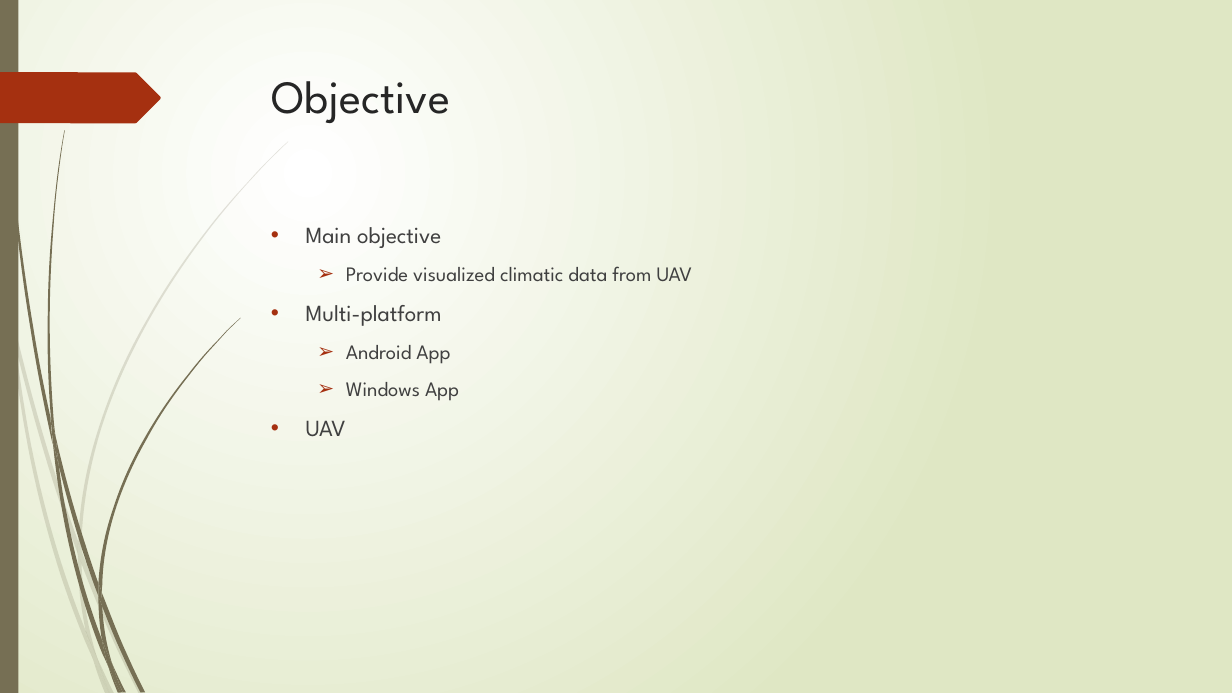
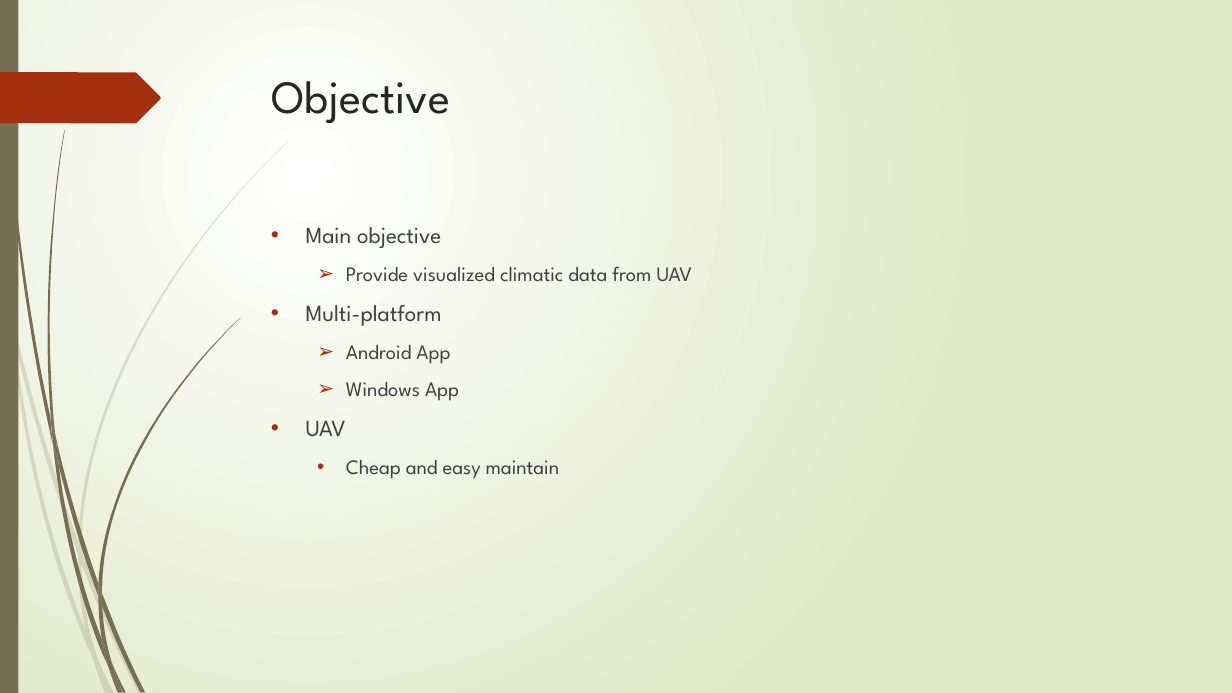
Before and after one commit to Ethan7102/FYP, a slide deck: slide 3 of FYP_document/Interim Report/Interim Report.pptx. Drawn at 1232x693 pixels with LibreOffice and Linux fonts; fonts in the diff are those of the drawing. Boxes give left, top, right and bottom in pixels: in the first picture for what was removed or moved away, otherwise in the second. Text is boxed around its words. In the diff, an @@ line names an element or a change of style, - is before the commit and + after.

```diff
--- a/FYP_document/Interim Report/Interim Report.pptx
+++ b/FYP_document/Interim Report/Interim Report.pptx
@@ text at (346, 460, 560, 479): paragraph added @@
+  • Cheap and easy maintain
```
Also in this commit, not shown: 2 other slides changed, 39 other files.
